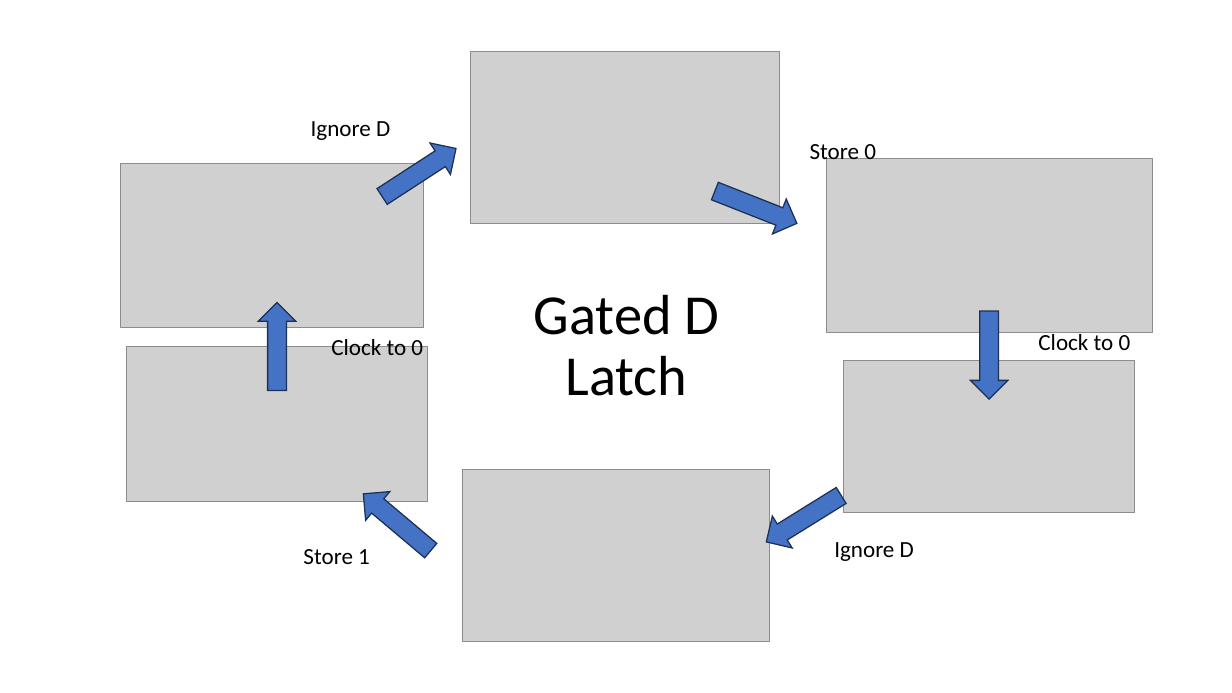
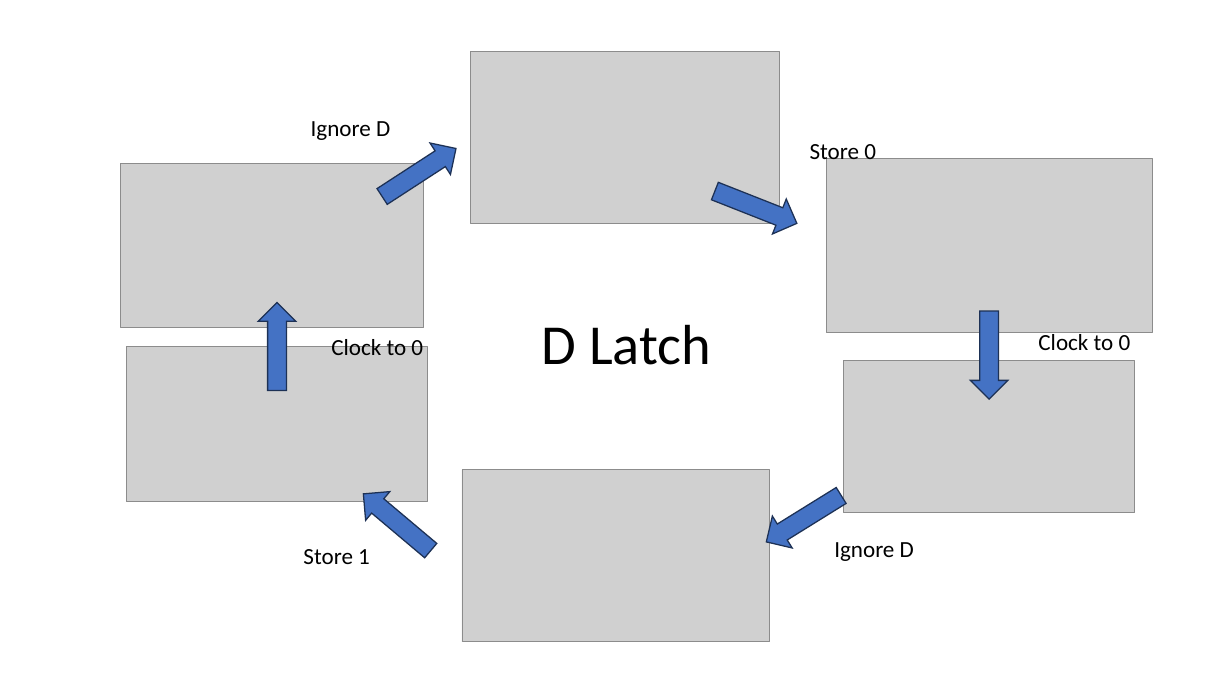
Before and after one commit to csev/ca4e, a slide deck: slide 30 of lectures/04-DigitalLogic.pptx. Drawn at 1232x693 pixels with LibreOffice and Linux fonts; fonts in the diff are those of the drawing; grey boxes stand for pictures. Boxes give left, top, right and bottom in pixels: in the first picture for what was removed or moved away, otherwise in the second. Text is boxed around its words. In the diff, an @@ line names an element or a change of style, - is before the commit and + after.

```diff
--- a/lectures/04-DigitalLogic.pptx
+++ b/lectures/04-DigitalLogic.pptx
@@ title at (542, 324, 711, 365): text changed @@
-Gated D Latch
+D Latch
```
Also in this commit, not shown: 3 other slides changed, 6 other files.
